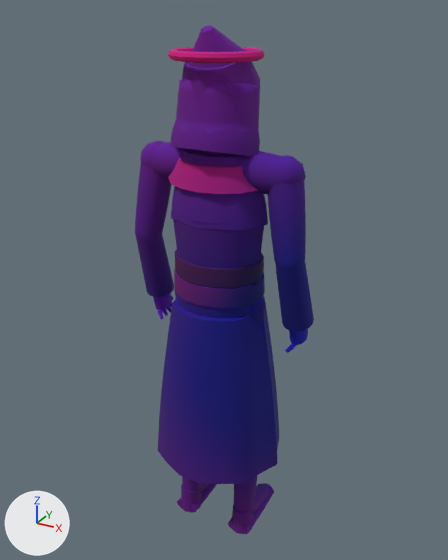
Renders of the glTF model assets/kit/skel_echo.glb from each side of a commit.
Both versions are drawn from a camera (50 mm lens) standing at (0.935, -1.665, 1.854) and looking at (-0.005, 0.044, 0.999). The axes (+X, +Y, +Z) are drawn at lower left. The lights are the same throughout. The picture after the commit comes second. Vertices at exactly the same position are counted once.

In view in the first picture: 'echo'.
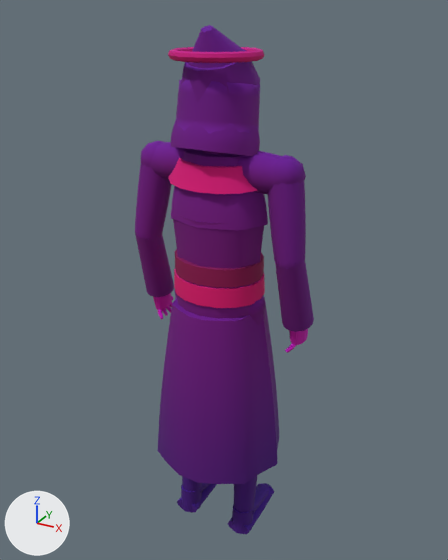
Edits to the bpy script that builds the scene:
```text
Change me_echo:
    where me_echo.from_pydata(...)  # 2719 vertices, 5160 faces; spans x -0.32..0.32, y -0.22..0.22, z 0.0..1.81
    used by ob_echo; location = (0.0, 0.0, 0.0)
    me_echo part 1: 2633 faces centred in x -0.32..0.29, y -0.21..0.14, z 0.42..1.81 are repainted in the vertex colours; the middle colour goes from purple #ad00ce to pink #e500ce
    me_echo part 2: 1622 faces centred in x -0.32..0.32, y -0.21..0.22, z 0.38..1.26 are repainted in the vertex colours; the middle colour goes from blue #0600c4 to pink #d700c4
    me_echo part 3: 430 faces centred in x -0.23..0.23, y -0.22..0.19, z 0.01..0.5 are repainted in the vertex colours; the middle colour goes from purple #9a00cd to purple #8500cd
    me_echo part 4: 475 faces centred in x -0.22..0.22, y -0.21..0.21, z 0.01..0.49 are repainted in the vertex colours; the middle colour goes from pink #a800b3 to purple #8300b3
```

Where the change shows, as pixel boxes (x1, y1, x2, y2) in the pictures (448 x 560 px):
part 1 of me_echo, recoloured
    both: (135, 117, 306, 482)
part 2 of me_echo, recoloured
    both: (153, 217, 314, 484)
part 3 of me_echo, recoloured
    both: (158, 419, 279, 531)
part 4 of me_echo, recoloured
    both: (177, 477, 260, 534)
